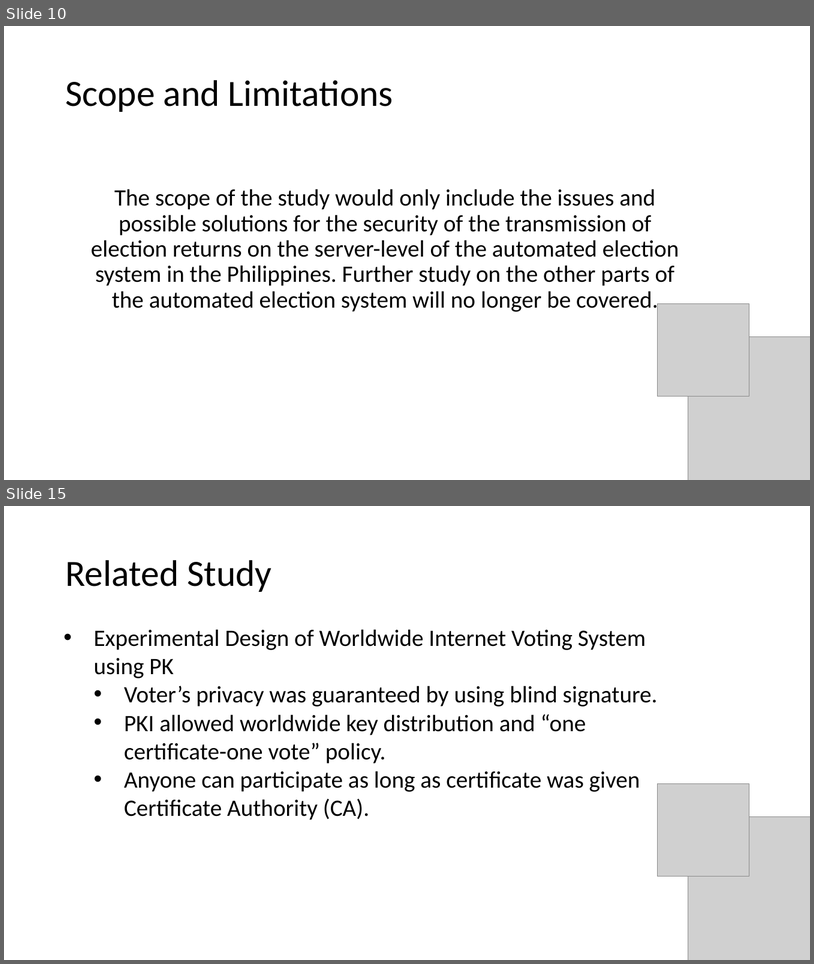
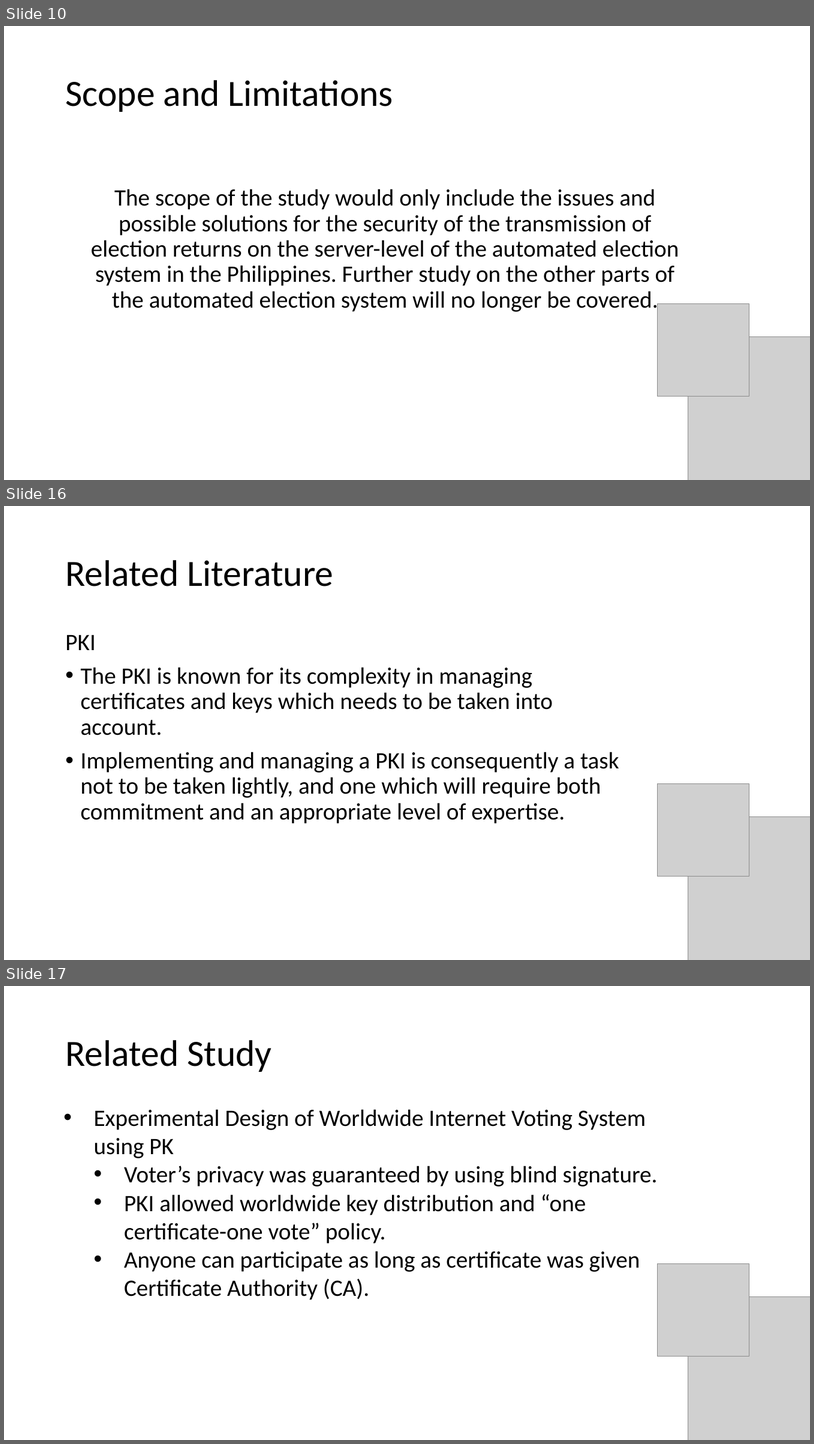
Before and after one commit to seans888/Project---Automate-Election, a slide deck: Documentation/Finals_Sysadd1.pptx. Shown one above the other, each under a label of ours: slides 10 and 15 before the commit, slides 10, 16 and 17 after it; the slides between them are not shown. The pictures are 814x964 and 814x1444 pixels, drawn with LibreOffice and Linux fonts; fonts in the diff are those of the drawing; grey boxes stand for pictures. Boxes give left, top, right and bottom in pixels: in the first picture for what was removed or moved away, otherwise in the second. Text is boxed around its words. In the diff, an @@ line names an element or a change of style, - is before the commit and + after.

```diff
--- a/Documentation/Finals_Sysadd1.pptx
+++ b/Documentation/Finals_Sysadd1.pptx
@@ slide 16 added at <box>4,506,810,960</box>, background #FFFFFF @@
@@ title added at <box>65,560,333,586</box>, 44 pt, text #000000 @@
+Related Literature
@@ text added at <box>65,635,620,823</box>, 28 pt, text #000000 @@
+PKI
+• The PKI is known for its complexity in managing certificates and keys which needs to be taken into account.
+• Implementing and managing a PKI is consequently a task not to be taken lightly, and one which will require both commitment and an appropriate level of expertise.
@@ picture added at <box>658,784,750,876</box> @@
@@ picture added at <box>688,817,810,960</box> @@
@@ what was slide 15 is now slide 17 @@
```
Also in this commit, not shown: 5 slides changed, 11 other slides added, 2 slides removed, 2 other files.
